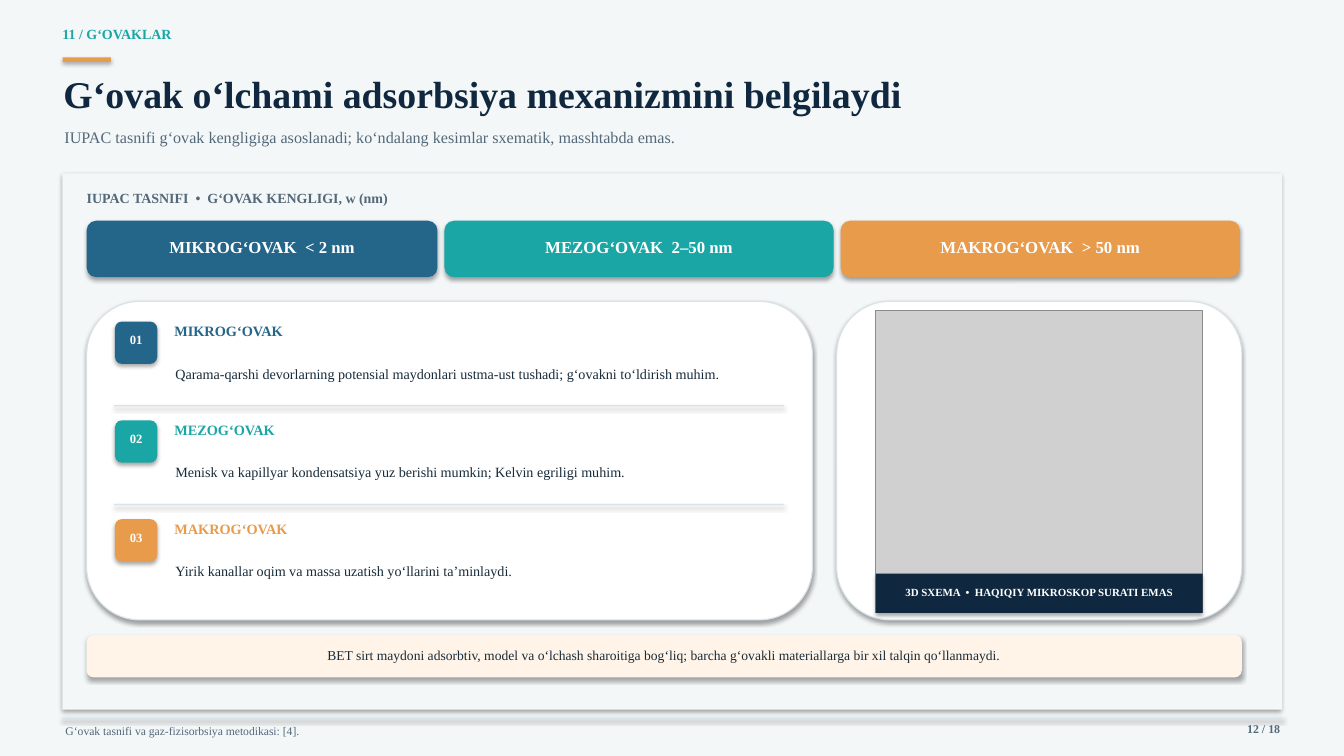
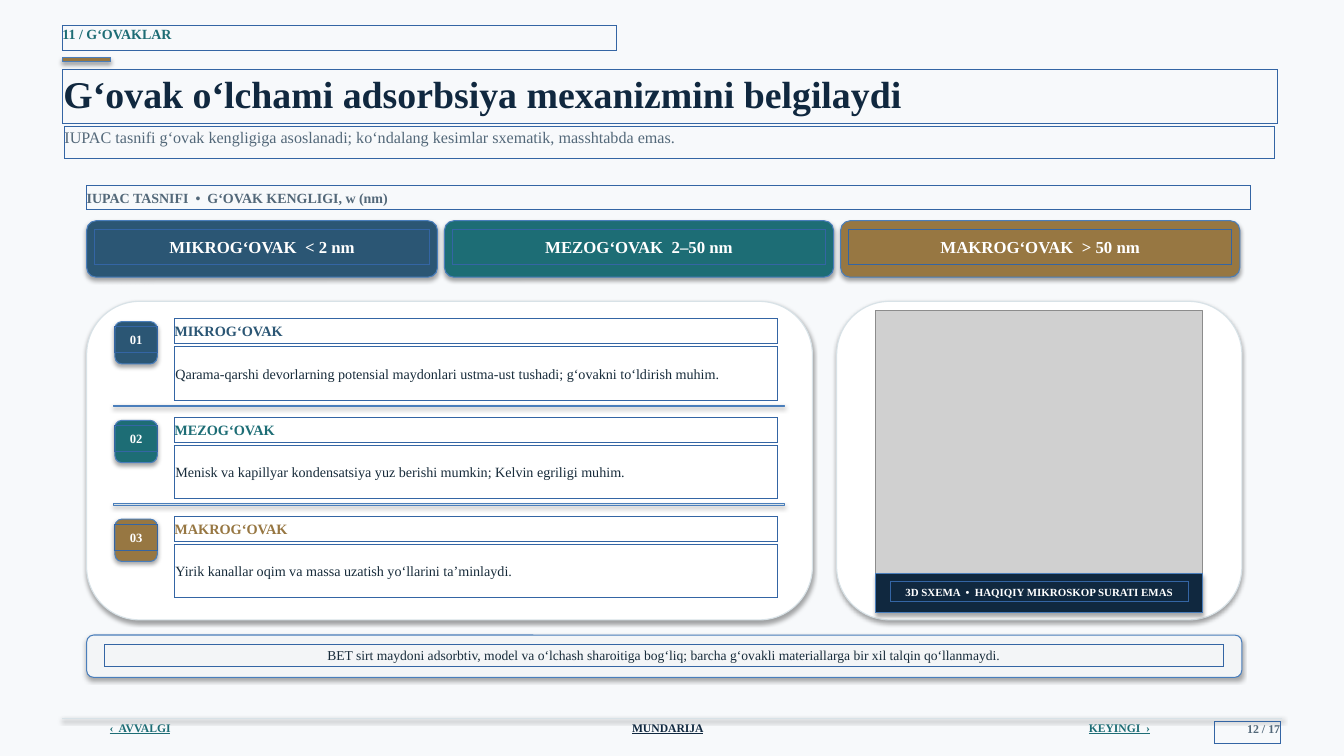
Before and after one commit to jabborovd18-collab/taqdimot-fayllari, a slide deck: slide 12 of sirt_hodisalari_adsorbsiya_ilmi.pptx. Drawn at 1344x756 pixels with LibreOffice and Linux fonts; fonts in the diff are those of the drawing; grey boxes stand for pictures; background and template pictures are left out. Boxes give left, top, right and bottom in pixels: in the first picture for what was removed or moved away, otherwise in the second. Text is boxed around its words. In the diff, an @@ line names an element or a change of style, - is before the commit and + after.

```diff
--- a/sirt_hodisalari_adsorbsiya_ilmi.pptx
+++ b/sirt_hodisalari_adsorbsiya_ilmi.pptx
@@ background #F4F7F8 to picture (left out) @@
@@ text "11 / G‘OVAKLAR" at [62, 28, 171, 43]: text colour #1BA6A6 to #1D6D75 @@
@@ rectangle removed at [63, 173, 1282, 710] @@
@@ rounded rectangle at [87, 221, 438, 277]: fill #24658A to #2B5674 @@
@@ rounded rectangle at [445, 221, 834, 277]: fill #1BA6A6 to #1D6D75 @@
@@ rounded rectangle at [115, 322, 157, 364]: fill #24658A to #2B5674 @@
@@ text "MIKROG‘OVAK" at [174, 325, 282, 340]: text colour #24658A to #2B5674 @@
@@ text "MEZOG‘OVAK" at [174, 424, 274, 439]: text colour #1BA6A6 to #1D6D75 @@
@@ rounded rectangle at [115, 420, 157, 463]: fill #1BA6A6 to #1D6D75 @@
@@ fill #E79B4B to #977742 in 3 elements at [63, 57, 111, 62], [841, 221, 1240, 277], [115, 519, 157, 562] @@
@@ text "MAKROG‘OVAK" at [174, 523, 287, 538]: text colour #E79B4B to #977742 @@
@@ rounded rectangle at [87, 635, 1242, 678]: fill #FFF4E7 to #F3F5F7 @@
@@ text removed at [65, 727, 299, 738] @@
-G‘ovak tasnifi va gaz-fizisorbsiya metodikasi: [4].
@@ text added at [119, 724, 171, 734], 8.3 pt, text #1D6D75, bold, underline @@
+‹ AVVALGI
@@ text added at [632, 724, 704, 734], 8.3 pt, text #10283F, bold, underline @@
+MUNDARIJA
@@ text added at [1089, 724, 1141, 734], 8.3 pt, text #1D6D75, bold, underline @@
+KEYINGI ›
@@ text at [1247, 725, 1280, 733]: text changed @@
-12 / 18
+12 / 17
```
Also in this commit, not shown: 16 other slides changed, 1 slide removed.
